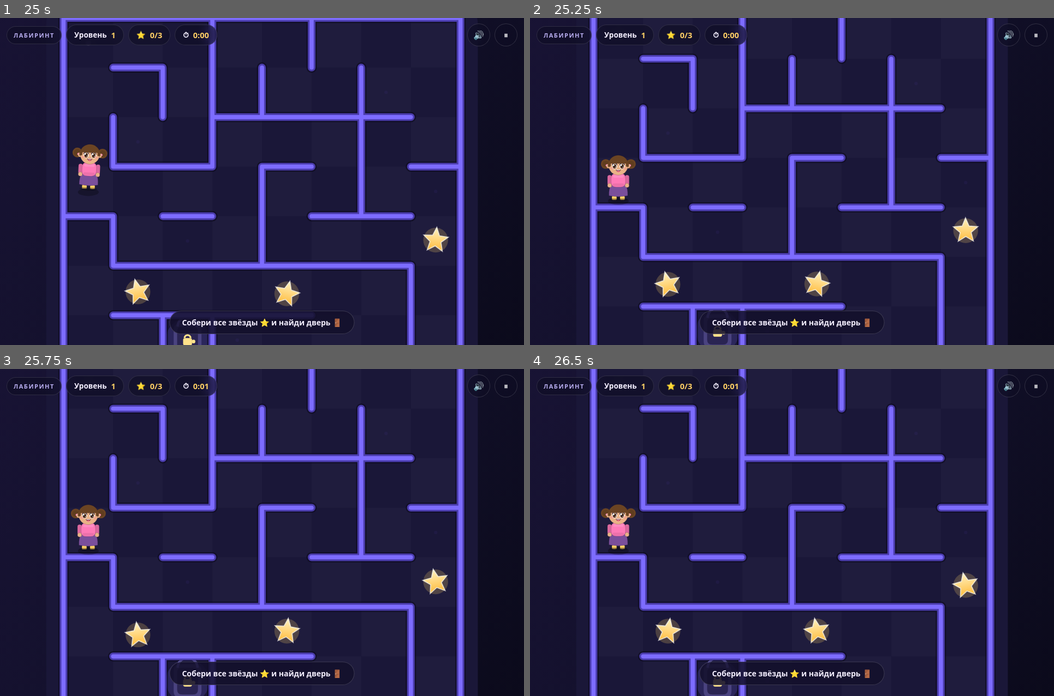
Above: before the commit, frames 1-4 (two rows, left to right).
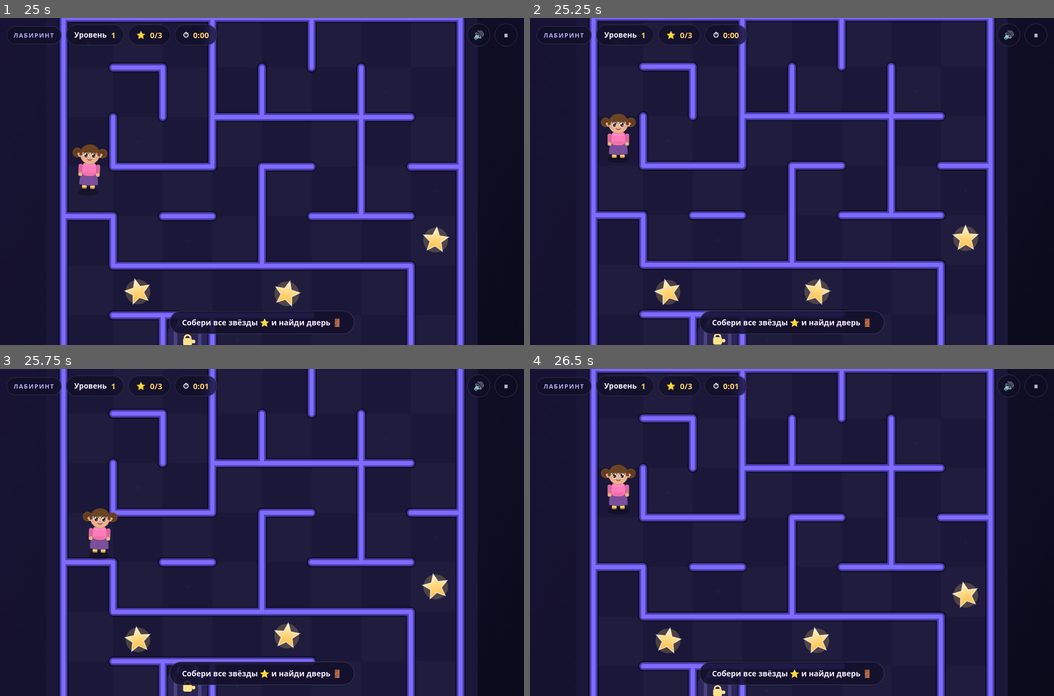
Above: after the commit, the same moments.

Repository: gritsulyak/vika_games
Game: browser game, page labirint/index.html
The game is run twice, just before and just after one commit, with the same random seed, the same clock (stepped at 60 frames per second) and the same inputs.
Inputs (mouse positions are in pixels of both pictures, inside the frame that each line leads up to):
- Up to frame 1 (25 s): click (262, 181) at 0.27 s; hold Right 1.03-1.37 s; click (110, 207) at 1.07 s; click "Короткие" at 1.17 s; hold Left 1.42-2.08 s; click (57, 152) at 1.57 s; tap one key every 2.17 s from 1.7 s: D D D W A D A W A A D; click (15, 86) at 2.07 s; hold Left 2.33-3.33 s; click (41, 86) at 2.57 s; click (15, 73) at 3.07 s; click (15, 207) at 3.57 s; hold Down 3.58-3.92 s; click (83, 112) at 4.07 s; hold Down 4.17-5.67 s; click "🎲 Случайно" at 4.5 s; click (57, 125) at 4.57 s; click (314, 246) at 5 s; click (151, 60) at 5.07 s; click (120, 299) at 5.57 s; hold Up 5.92-6.92 s; click (26, 152) at 6.07 s; click (52, 73) at 6.57 s; click (15, 207) at 7.07 s; hold Up 7.17-8.17 s; click (41, 178) at 7.57 s; click (246, 197) at 7.83 s; click (99, 259) at 8.07 s; hold Right 8.22-9.22 s; click (15, 178) at 8.57 s; click (335, 197) at 9 s; click (136, 286) at 9.07 s; hold Left 9.27-10.77 s; click (26, 165) at 9.57 s; click (120, 112) at 10.07 s; click (146, 152) at 10.57 s; hold Down 10.82-11.48 s; click (31, 191) at 11.07 s; click "Большие" at 11.17 s; hold Down 11.53-11.87 s; click (41, 60) at 11.57 s; hold Left 11.92-12.58 s; click (136, 112) at 12.07 s; click (151, 299) at 12.57 s; hold Left 12.63-13.3 s; click "Сонные" at 13 s; click (120, 259) at 13.07 s; hold Up 13.35-14.35 s; click (151, 191) at 13.57 s; click (52, 191) at 14.07 s; click "Чёлка" at 14.5 s; click (83, 165) at 14.57 s; hold Left 14.6-15.6 s; click (125, 60) at 15.07 s; click (162, 112) at 15.57 s; hold Down 15.65-17.15 s; click (26, 165) at 16.07 s; click (26, 112) at 16.57 s; click "Радостные" at 17 s; click (57, 125) at 17.07 s; hold Up 17.4-18.07 s; click (41, 246) at 17.57 s; click (314, 197) at 17.83 s; click (73, 273) at 18.07 s; hold Left 18.12-19.62 s; click (26, 152) at 18.57 s; click (73, 246) at 19.07 s; click (31, 165) at 19.57 s; hold Left 19.87-21.37 s; click (31, 299) at 20.07 s; click (73, 207) at 20.57 s; click "Девочка 👧" at 21 s; click (83, 233) at 21.07 s; click (246, 246) at 21.17 s; hold Left 21.42-22.92 s; click (83, 273) at 21.57 s; click (15, 112) at 22.07 s; click (26, 220) at 22.57 s; hold Down 22.97-23.97 s; click (125, 125) at 23.07 s; click (41, 273) at 23.57 s; click (31, 152) at 24.07 s; hold Down from 24.22 s (still down); click "В лабиринт →" at 24.5 s; click (104, 83) at 24.57 s
- Up to frame 2 (25.25 s): click (556, 116) at 25.07 s; release Down at 25.22 s
- Up to frame 3 (25.75 s): hold Left from 25.27 s (still down); tap S at 25.53 s; click (209, 434) at 25.57 s
- Up to frame 4 (26.5 s): click (713, 385) at 26.07 s; release Left at 26.27 s

Frame 1 is identical in both runs. In frame 2, 13% of the frame differs, in the area x 12-88%, y 0-100%; in frame 3, 10%; in frame 4, 14%.

Commit message:
Mobile: drag-to-walk joystick, tap-to-step, reliable d-pad with highlight

Diff:
--- a/labirint/index.html
+++ b/labirint/index.html
@@ -16,7 +16,7 @@
     --line:rgba(255,255,255,.14);
   }
   *{box-sizing:border-box;-webkit-tap-highlight-color:transparent}
-  html,body{margin:0;height:100%;overflow:hidden}
+  html,body{margin:0;height:100%;overflow:hidden;overscroll-behavior:none}
   body{
     font-family:"Nunito",ui-rounded,"Segoe UI",system-ui,-apple-system,sans-serif;
     color:#f4efff;
@@ -107,7 +107,7 @@
   .sw.light[aria-pressed="true"]::after{border-color:#333}
 
   /* ---------- game ---------- */
-  #gameScreen{overflow:hidden}
+  #gameScreen{overflow:hidden;touch-action:none;-webkit-user-select:none;user-select:none;-webkit-touch-callout:none}
   #gameCanvas{position:absolute;inset:0;width:100%;height:100%;display:block;touch-action:none}
   .hud{
     position:absolute;top:0;left:0;right:0;display:flex;gap:8px;align-items:center;
@@ -134,12 +134,15 @@
     display:none;grid-template-areas:". u ." "l . r" ". d .";gap:8px;z-index:4;
   }
   @media (pointer:coarse){.dpad{display:grid}}
+  body.touch .dpad{display:grid}
   .dpad button{
-    width:clamp(52px,15vw,66px);height:clamp(52px,15vw,66px);border-radius:20px;
+    width:clamp(54px,15.5vw,68px);height:clamp(54px,15.5vw,68px);border-radius:20px;
     border:1.5px solid rgba(255,255,255,.16);background:rgba(24,20,52,.6);color:#fff;
     font-size:19px;backdrop-filter:blur(10px);touch-action:none;cursor:pointer;
+    -webkit-user-select:none;user-select:none;-webkit-touch-callout:none;
   }
   .dpad button:active{background:rgba(124,92,255,.85);transform:scale(.95)}
+  .dpad button.pressed{background:rgba(124,92,255,.9);border-color:rgba(255,255,255,.45);transform:scale(.95)}
   .dpad [data-dir="0"]{grid-area:u}
   .dpad [data-dir="1"]{grid-area:r}
   .dpad [data-dir="2"]{grid-area:d}
@@ -1064,6 +1067,7 @@
   cell: 60,
   held: [false,false,false,false],
   lastInput: -1,
+  stepOnce: -1,
   particles: []
 };
 
@@ -1128,6 +1132,7 @@
   game.particles = [];
   game.held = [false,false,false,false];
   game.lastInput = -1;
+  game.stepOnce = -1;
   game.snapCam = true;
 
   resizeGame();
@@ -1135,8 +1140,10 @@
   game.cam.x = ct.x;
   game.cam.y = ct.y;
   updateHud(true);
-  if (level === 1) toast('Собери все звёзды ⭐ и найди дверь 🚪', 2600);
-  else toast('Уровень ' + level);
+  if (level === 1){
+    const touchy = document.body.classList.contains('touch');
+    toast(touchy ? 'Веди героя пальцем ✋ собери звёзды ⭐' : 'Собери все звёзды ⭐ и найди дверь 🚪', 2800);
+  } else toast('Уровень ' + level);
 }
 
 function updateHud(force){
@@ -1166,20 +1173,41 @@
   ArrowLeft:3, KeyA:3
 };
 
+function canPlay(){
+  return currentScreen === 'gameScreen' && game.running && !game.paused;
+}
 function press(d){
+  if (d < 0 || d > 3) return;
   game.held[d] = true;
   game.lastInput = d;
 }
-function release(d){ game.held[d] = false; }
-function releaseAll(){ game.held = [false,false,false,false]; }
-
+function release(d){ if (d >= 0) game.held[d] = false; }
+function releaseAll(){ game.held = [false,false,false,false]; highlightDpad(-1); }
+function steerSet(dir){
+  highlightDpad(dir);
+  if (!canPlay()){ releaseAll(); return; }
+  for (let i=0;i<4;i++) if (i !== dir) game.held[i] = false;
+  if (dir >= 0) press(dir);
+}
+function highlightDpad(dir){
+  document.querySelectorAll('#dpad [data-dir]').forEach(b => {
+    b.classList.toggle('pressed', Number(b.dataset.dir) === dir);
+  });
+}
+
+/* touch device detection (pointer:coarse is not always reliable) */
+function markTouch(){ document.body.classList.add('touch'); }
+if (window.matchMedia && window.matchMedia('(pointer: coarse)').matches) markTouch();
+window.addEventListener('pointerdown', e => { if (e.pointerType === 'touch') markTouch(); }, {passive:true});
+
+/* keyboard */
 window.addEventListener('keydown', e => {
   if (e.code === 'Escape'){ togglePause(); return; }
   if (e.code === 'Space' && currentScreen === 'gameScreen'){ e.preventDefault(); togglePause(); return; }
   const d = KEYMAP[e.code];
   if (d === undefined) return;
   e.preventDefault();
-  if (currentScreen === 'gameScreen' && game.running && !game.paused) press(d);
+  if (canPlay()) press(d);
 });
 window.addEventListener('keyup', e => {
   const d = KEYMAP[e.code];
@@ -1187,43 +1215,92 @@
 });
 window.addEventListener('blur', releaseAll);
 
+/* ---------- on-screen d-pad: press, hold, slide between buttons ---------- */
 const dpad = $('#dpad');
-['pointerdown','pointerenter'].forEach(evt => {
+let dpadPointer = null;
+
+function dirFromPoint(x, y){
+  const el = document.elementFromPoint(x, y);
+  const b = el && el.closest ? el.closest('[data-dir]') : null;
+  return b ? parseInt(b.dataset.dir, 10) : -1;
+}
+
+dpad.addEventListener('pointerdown', e => {
+  const b = e.target.closest('[data-dir]');
+  if (!b) return;
+  e.preventDefault();
+  dpadPointer = e.pointerId;
+  try { b.setPointerCapture(e.pointerId); } catch(_){}
+  steerSet(parseInt(b.dataset.dir, 10));
+});
+dpad.addEventListener('pointermove', e => {
+  if (!dpadPointer || e.pointerId !== dpadPointer) return;
+  e.preventDefault();
+  steerSet(dirFromPoint(e.clientX, e.clientY));
+});
+['pointerup','pointercancel','lostpointercapture'].forEach(evt => {
   dpad.addEventListener(evt, e => {
-    const b = e.target.closest('[data-dir]');
-    if (!b) return;
-    if (evt === 'pointerenter' && e.buttons === 0) return;
-    e.preventDefault();
-    toggleDir(parseInt(b.dataset.dir,10));
+    if (dpadPointer && e.pointerId !== dpadPointer) return;
+    dpadPointer = null;
+    steerSet(-1);
   });
 });
-function toggleDir(d){ if (currentScreen === 'gameScreen' && game.running && !game.paused) press(d); }
-['pointerup','pointerleave','pointercancel'].forEach(evt => {
-  dpad.addEventListener(evt, e => {
-    const b = e.target.closest('[data-dir]');
-    if (b) release(parseInt(b.dataset.dir,10));
-    else releaseAll();
-  });
+
+/* ---------- drag-to-walk (virtual joystick) anywhere on the maze ---------- */
+const stick = {id:null, active:false, ox:0, oy:0, dx:0, dy:0, dir:-1, t0:0, moved:0};
+
+gameCanvas.addEventListener('pointerdown', e => {
+  if (!canPlay()) return;
+  e.preventDefault();
+  stick.id = e.pointerId;
+  stick.active = true;
+  stick.ox = e.clientX; stick.oy = e.clientY;
+  stick.dx = 0; stick.dy = 0; stick.dir = -1; stick.moved = 0;
+  stick.t0 = performance.now();
+  try { gameCanvas.setPointerCapture(e.pointerId); } catch(_){}
 });
-window.addEventListener('pointerup', () => { if (currentScreen === 'gameScreen') releaseAll(); });
-
-/* swipe on the maze */
-let swipe = null;
-gameCanvas.addEventListener('pointerdown', e => {
-  swipe = {x: e.clientX, y: e.clientY, t: performance.now()};
+
+gameCanvas.addEventListener('pointermove', e => {
+  if (!stick.active || e.pointerId !== stick.id) return;
+  e.preventDefault();
+  const dx = e.clientX - stick.ox, dy = e.clientY - stick.oy;
+  stick.dx = dx; stick.dy = dy;
+  const dist = Math.hypot(dx, dy);
+  if (dist > stick.moved) stick.moved = dist;
+  let d = -1;
+  if (dist >= 14){
+    d = Math.abs(dx) >= Math.abs(dy) ? (dx > 0 ? 1 : 3) : (dy > 0 ? 2 : 0);
+  }
+  if (d !== stick.dir){
+    stick.dir = d;
+    steerSet(d);
+  }
 });
-gameCanvas.addEventListener('pointerup', e => {
-  if (!swipe) return;
-  const dx = e.clientX - swipe.x, dy = e.clientY - swipe.y;
-  swipe = null;
-  if (Math.hypot(dx,dy) < 26) return;
-  if (currentScreen !== 'gameScreen' || !game.running || game.paused) return;
-  let d;
-  if (Math.abs(dx) > Math.abs(dy)) d = dx > 0 ? 1 : 3;
-  else d = dy > 0 ? 2 : 0;
-  press(d);
-  setTimeout(() => release(d), 180);
-});
+
+function stickEnd(e, cancelled){
+  if (e.pointerId !== stick.id) return;
+  const quick = !cancelled && (performance.now() - stick.t0) < 350 && stick.moved < 16;
+  stick.active = false; stick.id = null; stick.dir = -1;
+  steerSet(-1);
+  if (quick) tapStep(e.clientX, e.clientY);
+}
+gameCanvas.addEventListener('pointerup', e => stickEnd(e, false));
+gameCanvas.addEventListener('pointercancel', e => stickEnd(e, true));
+
+/* tap next to the hero — take one step that way */
+function tapStep(x, y){
+  if (!canPlay()) return;
+  const w = gameCanvas.clientWidth || window.innerWidth;
+  const h = gameCanvas.clientHeight || window.innerHeight;
+  const cell = game.cell || 60;
+  const px = w/2 + (game.player.x - game.cam.x)*cell;
+  const py = h/2 + (game.player.y - game.cam.y)*cell;
+  const dx = x - px, dy = y - py;
+  if (Math.hypot(dx, dy) < 28) return;
+  const d = Math.abs(dx) >= Math.abs(dy) ? (dx > 0 ? 1 : 3) : (dy > 0 ? 2 : 0);
+  releaseAll();
+  game.stepOnce = d;
+}
 
 /* =========================================================
    maze logic
@@ -1277,6 +1354,12 @@
   }
 
   if (!p.moving){
+    if (game.stepOnce >= 0){
+      const d = game.stepOnce;
+      game.stepOnce = -1;
+      if (tryStep(d)) Sfx.step();
+      return;
+    }
     const d = desiredDir();
     if (d >= 0 && tryStep(d)) Sfx.step();
   }
@@ -1290,6 +1373,7 @@
   if (st){
     st.got = true;
     Sfx.star();
+    try { navigator.vibrate && navigator.vibrate(18); } catch(_){}
     burst(cx+0.5, cy+0.5, ['#ffd166','#ffe9a8','#fff'], 16);
     updateHud();
     if (game.stars.every(s => s.got)){
@@ -1488,6 +1572,32 @@
   });
 
   ctx.restore();
+
+  /* touch joystick indicator */
+  if (stick.active){
+    const r = 46;
+    ctx.save();
+    ctx.globalAlpha = 0.28;
+    ctx.fillStyle = '#7c5cff';
+    ctx.beginPath(); ctx.arc(stick.ox, stick.oy, r, 0, TAU); ctx.fill();
+    ctx.globalAlpha = 0.66;
+    ctx.strokeStyle = 'rgba(255,255,255,.75)';
+    ctx.lineWidth = 2.5;
+    ctx.beginPath(); ctx.arc(stick.ox, stick.oy, r, 0, TAU); ctx.stroke();
+    for (let i=0;i<4;i++){
+      const a = i*Math.PI/2;
+      ctx.beginPath();
+      ctx.moveTo(stick.ox + Math.cos(a)*(r-9), stick.oy + Math.sin(a)*(r-9));
+      ctx.lineTo(stick.ox + Math.cos(a)*(r-3), stick.oy + Math.sin(a)*(r-3));
+      ctx.stroke();
+    }
+    ctx.globalAlpha = 0.95;
+    ctx.fillStyle = '#ffd166';
+    ctx.beginPath();
+    ctx.arc(stick.ox + clamp(stick.dx, -r*0.62, r*0.62), stick.oy + clamp(stick.dy, -r*0.62, r*0.62), 17, 0, TAU);
+    ctx.fill();
+    ctx.restore();
+  }
 }
 
 function drawParticles(ctx){
@@ -1535,6 +1645,7 @@
 function winLevel(){
   game.running = false;
   Sfx.win();
+  try { navigator.vibrate && navigator.vibrate([30, 60, 40]); } catch(_){}
   const secs = Math.floor(game.time);
   showOverlay(`<div class="card">
     <div class="big-emoji">🎉</div>
